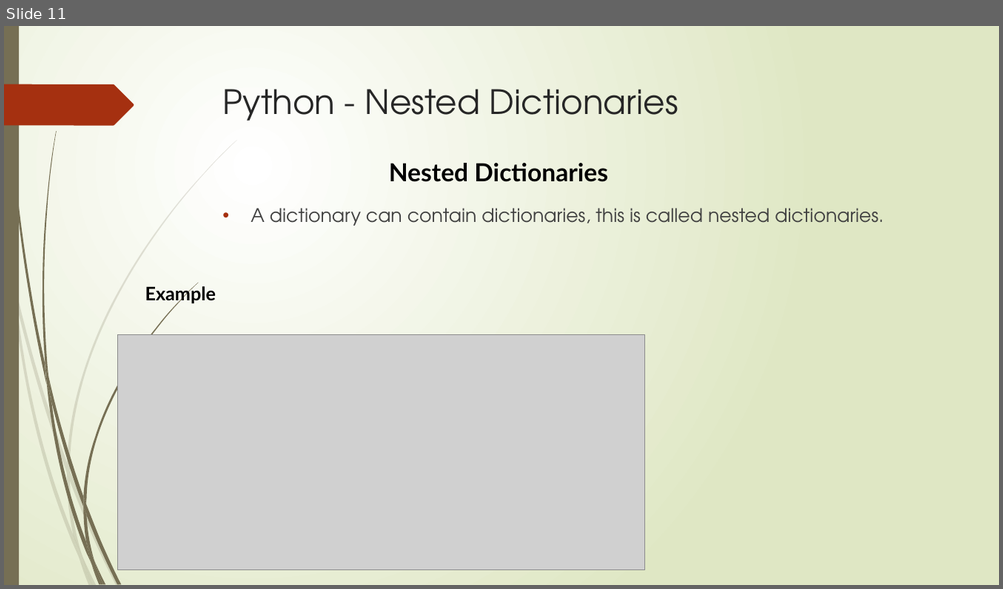
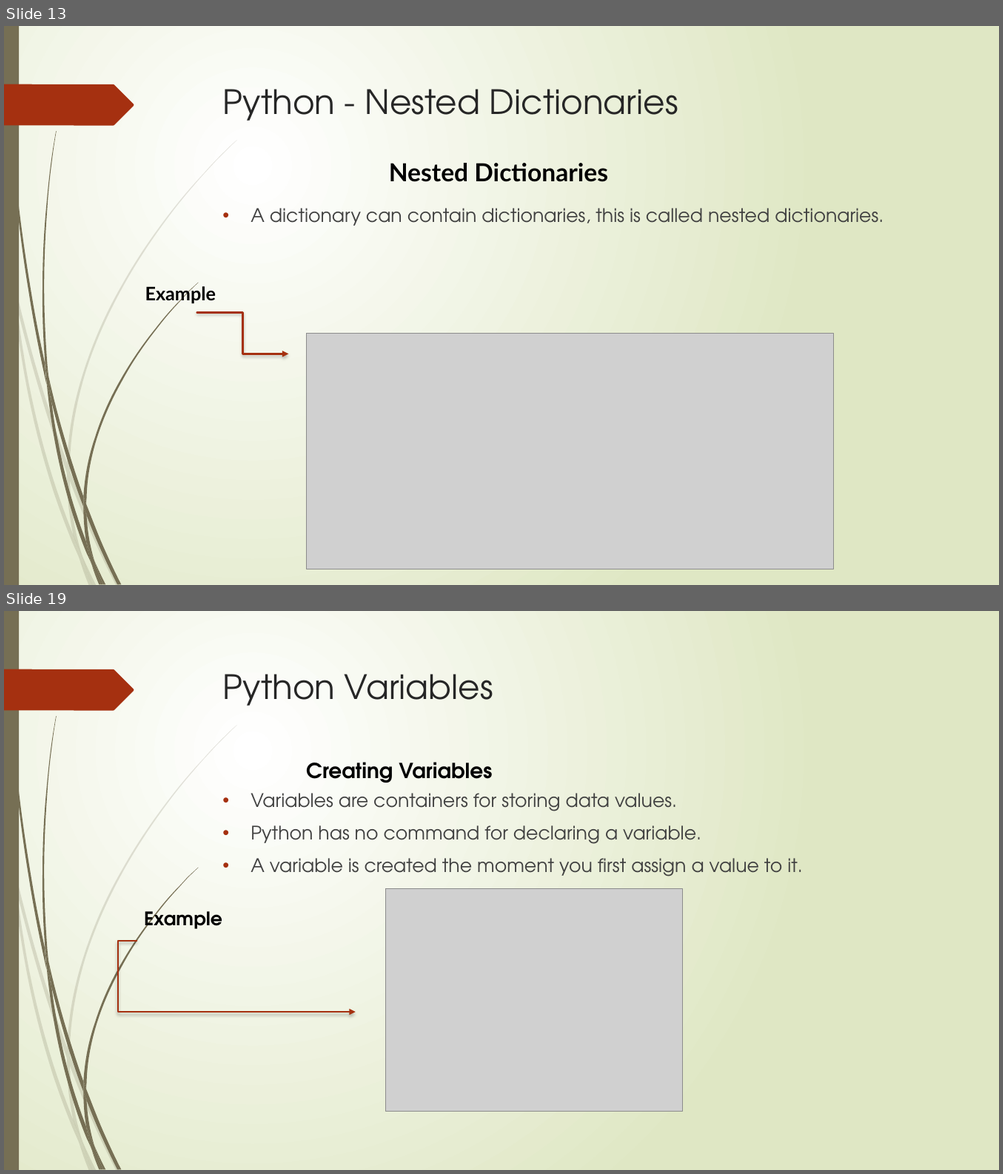
Before and after one commit to reesenacario/cs2022, a slide deck: 4110E240MyjournalinPython.pptx. Shown one above the other, each under a label of ours: slide 11 before the commit, slides 13 and 19 after it; the slides between them are not shown. The pictures are 1003x589 and 1003x1174 pixels, drawn with LibreOffice and Linux fonts; fonts in the diff are those of the drawing; grey boxes stand for pictures. Boxes give left, top, right and bottom in pixels: in the first picture for what was removed or moved away, otherwise in the second. Text is boxed around its words. In the diff, an @@ line names an element or a change of style, - is before the commit and + after.

```diff
--- a/4110E240MyjournalinPython.pptx
+++ b/4110E240MyjournalinPython.pptx
@@ slide 19 added at [4, 611, 999, 1170], background gradient #FFFFFF to #DFE8C4; not listed: 24 template elements that a slide beside it also shows @@
@@ title added at [223, 674, 493, 706], 32.4 pt, text #262626 @@
+Python Variables
@@ text added at [306, 762, 492, 783], 20 pt, text #000000, bold @@
+Creating Variables
@@ text added at [250, 793, 802, 877], 18 pt, text #404040 @@
+• Variables are containers for storing data values.
+• Python has no command for declaring a variable.
+• A variable is created the moment you first assign a value to it.
@@ picture added at [385, 889, 683, 1113] @@
@@ text added at [144, 905, 222, 931], 18 pt, text #000000, bold @@
+Example
@@ elbow arrow added from (136, 941) to (356, 1012), #A53010 1.75 pt @@
@@ what was slide 11 is now slide 13 @@
@@ slide 13 changed as well @@
@@ elbow arrow added from (196, 312) to (288, 355), #A53010 1.75 pt @@
@@ picture: place and size @@
-picture at [117, 335, 645, 571]
+picture at [306, 334, 834, 570]
```
Also in this commit, not shown: 7 other slides changed, 88 other slides added, 1 slide removed.
